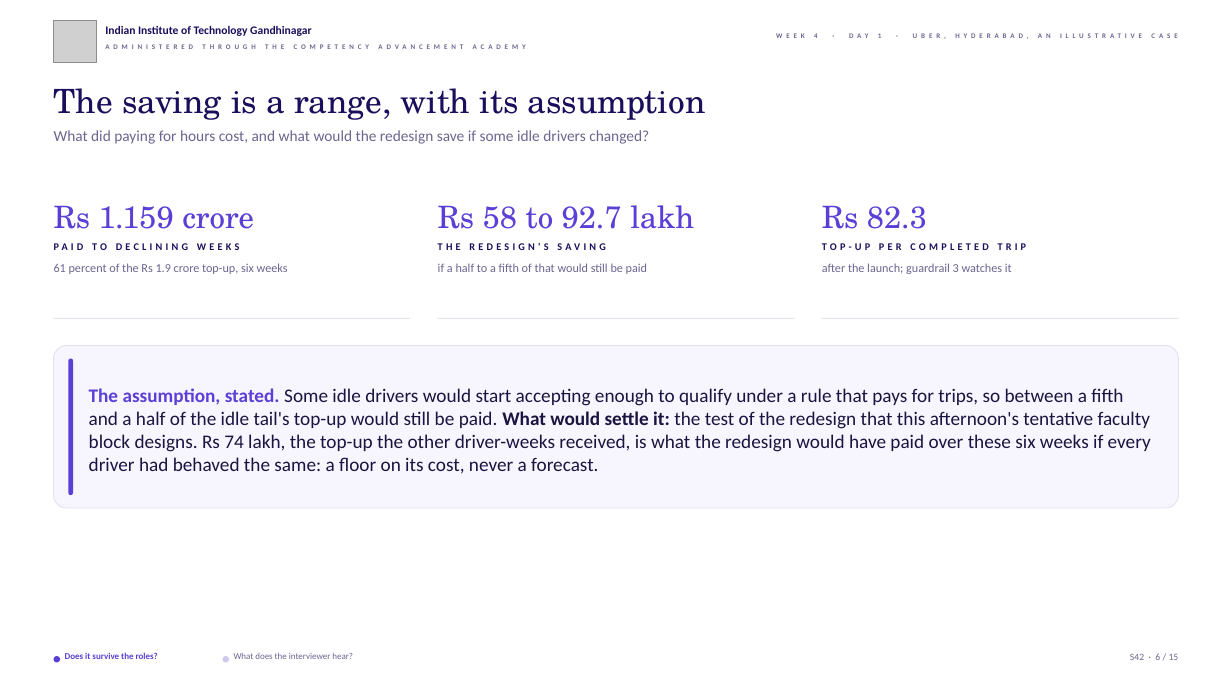
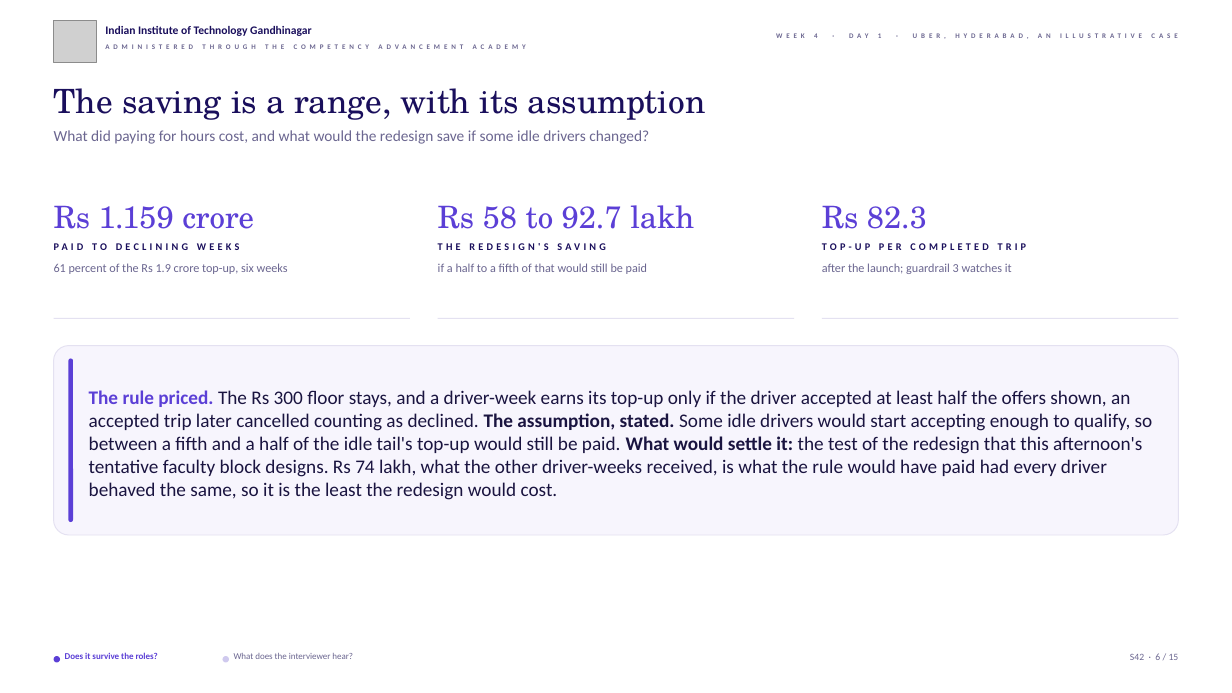
Before and after one commit to fde-academy-lab/c2-content-factory, a slide deck: slide 6 of content/W04/D1/slides/C2_W04_D01_half2_STUDENT.pptx. Drawn at 1232x693 pixels with LibreOffice and Linux fonts; fonts in the diff are those of the drawing; grey boxes stand for pictures; background and template pictures are left out. Boxes give left, top, right and bottom in pixels: in the first picture for what was removed or moved away, otherwise in the second. Text is boxed around its words. In the diff, an @@ line names an element or a change of style, - is before the commit and + after.

```diff
--- a/content/W04/D1/slides/C2_W04_D01_half2_STUDENT.pptx
+++ b/content/W04/D1/slides/C2_W04_D01_half2_STUDENT.pptx
@@ rounded rectangle: place and size @@
-rounded rectangle at [54, 346, 1178, 508]
+rounded rectangle at [54, 346, 1178, 535]
@@ rounded rectangle: place and size @@
-rounded rectangle at [68, 359, 73, 495]
+rounded rectangle at [68, 359, 73, 522]
@@ text at [89, 390, 1153, 500]: text changed @@
-The assumption, stated. Some idle drivers would start accepting enough to qualify under a rule that pays for trips, so between a fifth and a half of the idle tail's top-up would still be paid. What would settle it: the test of the redesign that this afternoon's tentative faculty block designs. Rs 74 lakh, the top-up the other driver-weeks received, is what the redesign would have paid over these six weeks if every driver had behaved the same: a floor on its cost, never a forecast.
+The rule priced. The Rs 300 floor stays, and a driver-week earns its top-up only if the driver accepted at least half the offers shown, an accepted trip later cancelled counting as declined. The assumption, stated. Some idle drivers would start accepting enough to qualify, so between a fifth and a half of the idle tail's top-up would still be paid. What would settle it: the test of the redesign that this afternoon's tentative faculty block designs. Rs 74 lakh, what the other driver-weeks received, is what the rule would have paid had every driver behaved the same, so it is the least the redesign would cost.
```
Also in this commit, not shown: 10 other slides changed, 8 other files.
